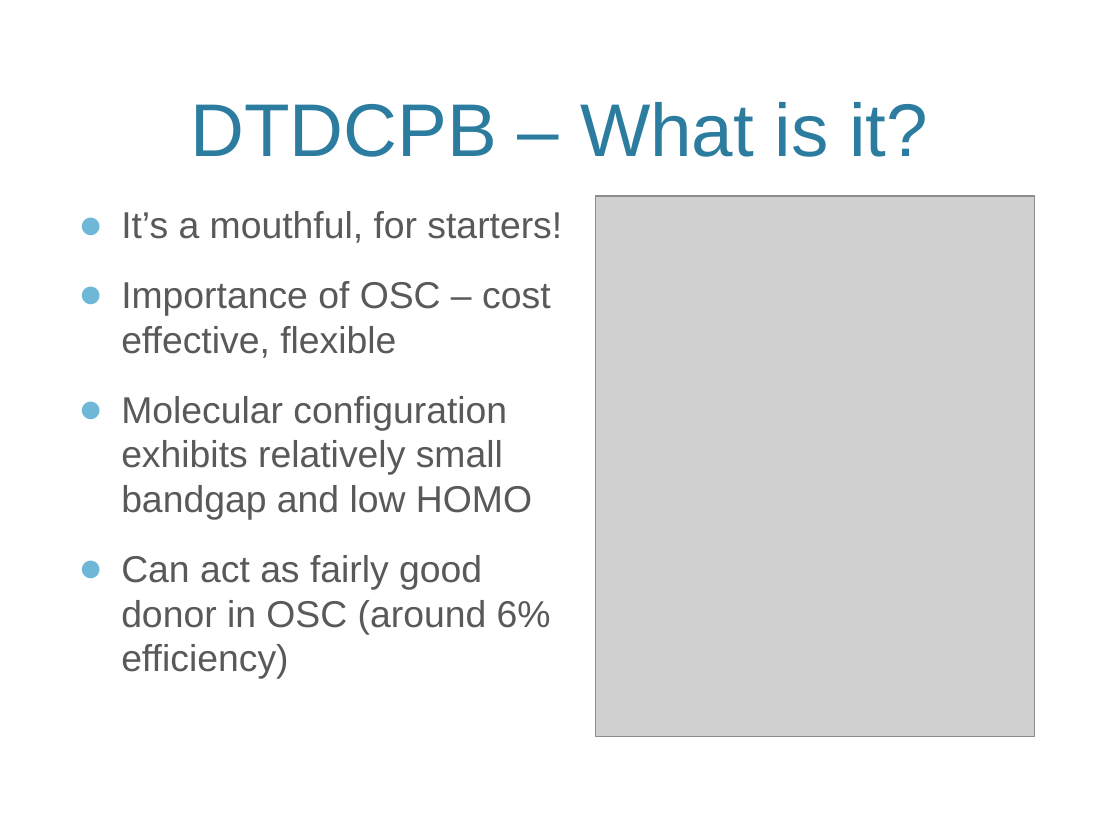
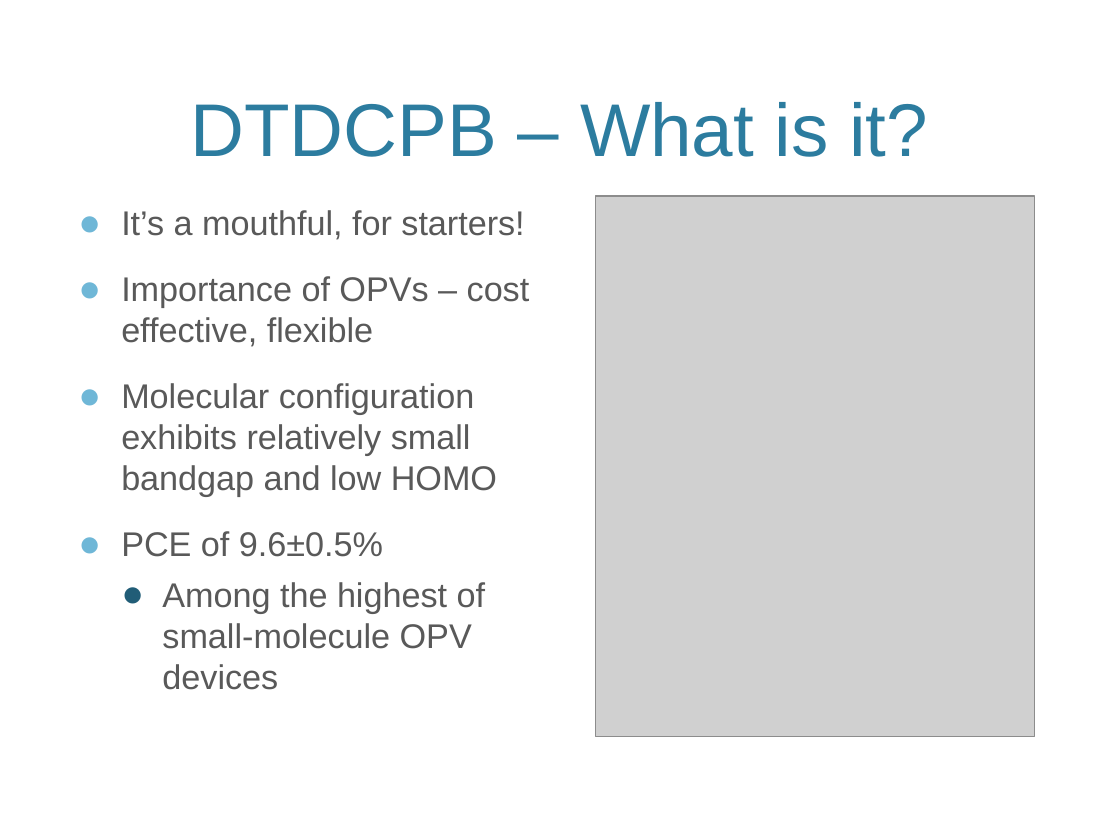
Before and after one commit to jjradler/565projectSp16, a slide deck: slide 2 of 565Presentation.pptx. Drawn at 1120x840 pixels with LibreOffice and Linux fonts; fonts in the diff are those of the drawing; grey boxes stand for pictures; background and template pictures are left out. Boxes give left, top, right and bottom in pixels: in the first picture for what was removed or moved away, otherwise in the second. Text is boxed around its words. In the diff, an @@ line names an element or a change of style, - is before the commit and + after.

```diff
--- a/565Presentation.pptx
+++ b/565Presentation.pptx
@@ text at box(121, 210, 524, 497): size 24 to 22 pt in "It’s a mouthful, for starters!", "Molecular configuration exhibits relatively small bandgap an ..." @@
@@ text at box(121, 276, 530, 347): text changed; size 24 to 22 pt @@
-● Importance of OSC – cost effective, flexible
+● Importance of OPVs – cost effective, flexible
@@ text at box(121, 531, 485, 690): text changed; size 24 to 22 pt @@
-● Can act as fairly good donor in OSC (around 6% efficiency)
+● PCE of 9.6±0.5%
+  ● Among the highest of small-molecule OPV devices
```
Also in this commit, not shown: 2 other slides changed, 3 slides added, 4 slides removed.
